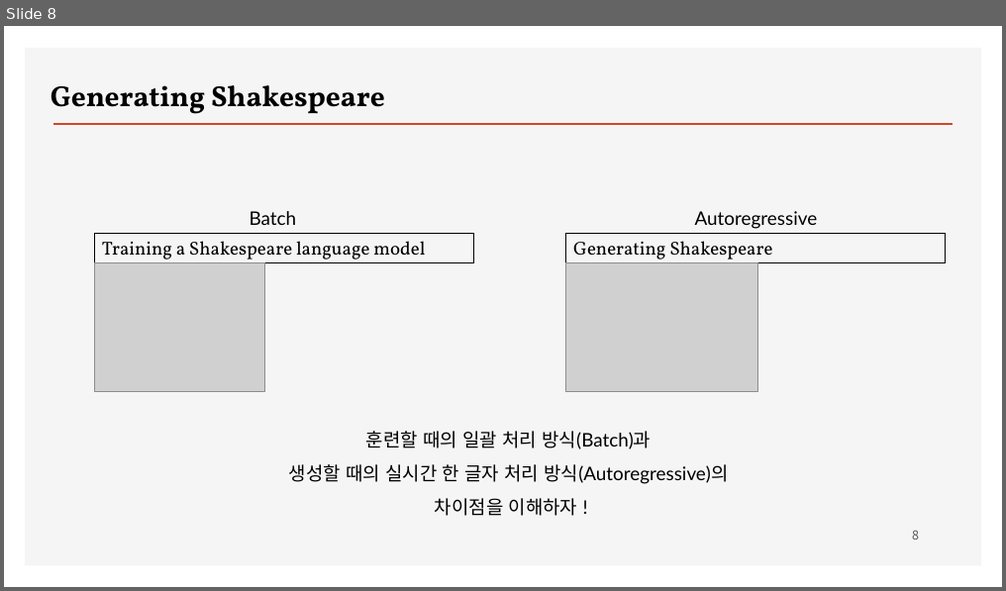
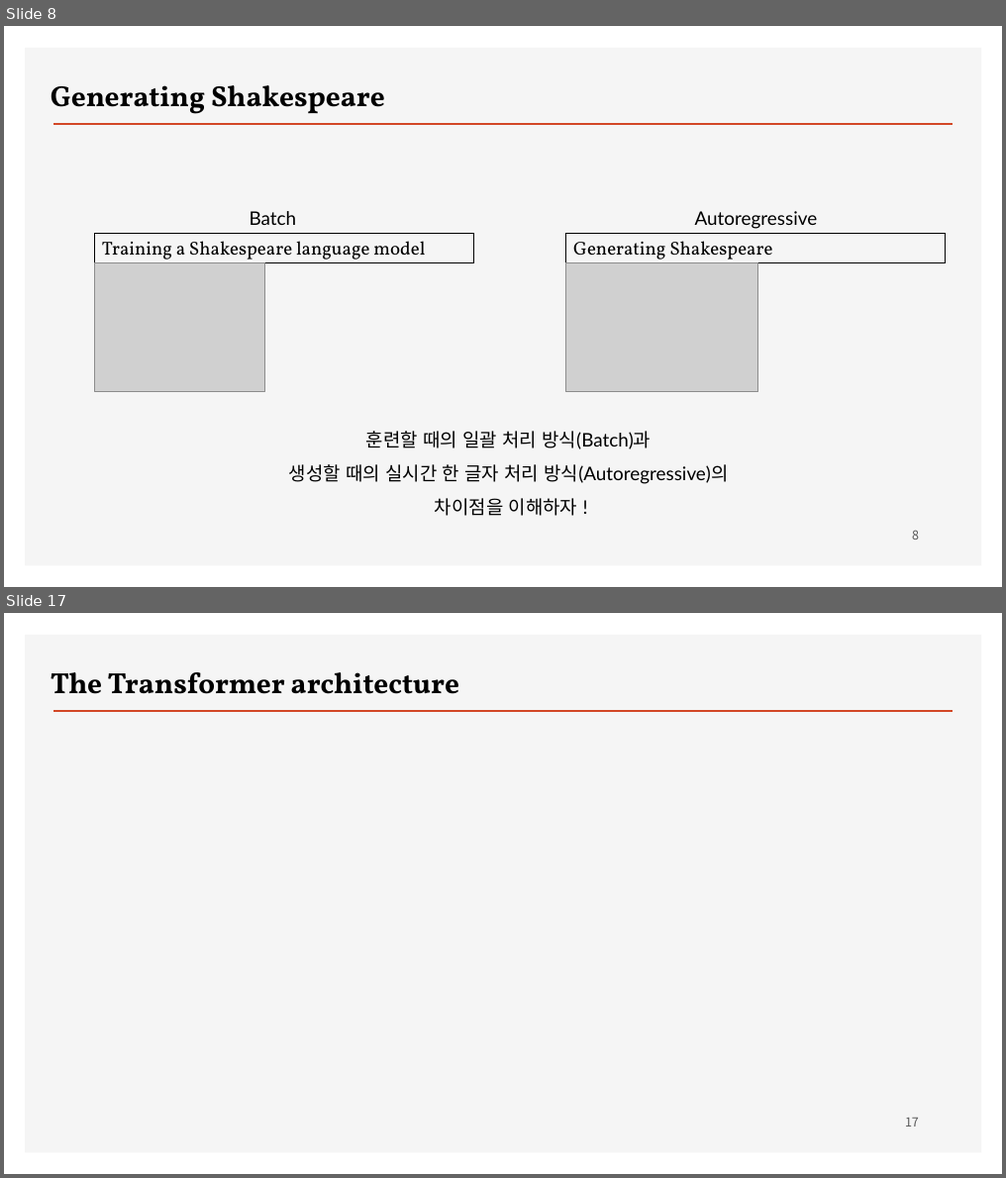
Before and after one commit to ancestor9/2026_Fall_Deep-Learning-with-Python, a slide deck: Chapter 15 Language models and the Transformer.pptx. Shown one above the other, each under a label of ours: slide 8 before the commit, slides 8 and 17 after it; the slides between them are not shown. The pictures are 1006x591 and 1006x1178 pixels, drawn with LibreOffice and Linux fonts; fonts in the diff are those of the drawing; grey boxes stand for pictures; background and template pictures are left out. Boxes give left, top, right and bottom in pixels: in the first picture for what was removed or moved away, otherwise in the second. Text is boxed around its words. In the diff, an @@ line names an element or a change of style, - is before the commit and + after.

```diff
--- a/Chapter 15 Language models and the Transformer.pptx
+++ b/Chapter 15 Language models and the Transformer.pptx
@@ slide 17 added at (4,613,1002,1174), background #FFFFFF; not listed: 2 template elements that a slide beside it also shows @@
@@ text added at (51,672,459,694), 28 pt, text #000000, bold @@
+The Transformer architecture
@@ page number added at (905,1118,919,1127), 12 pt, text #595959 @@
+17
```
Also in this commit, not shown: 1 slide changed, 13 other slides added.
